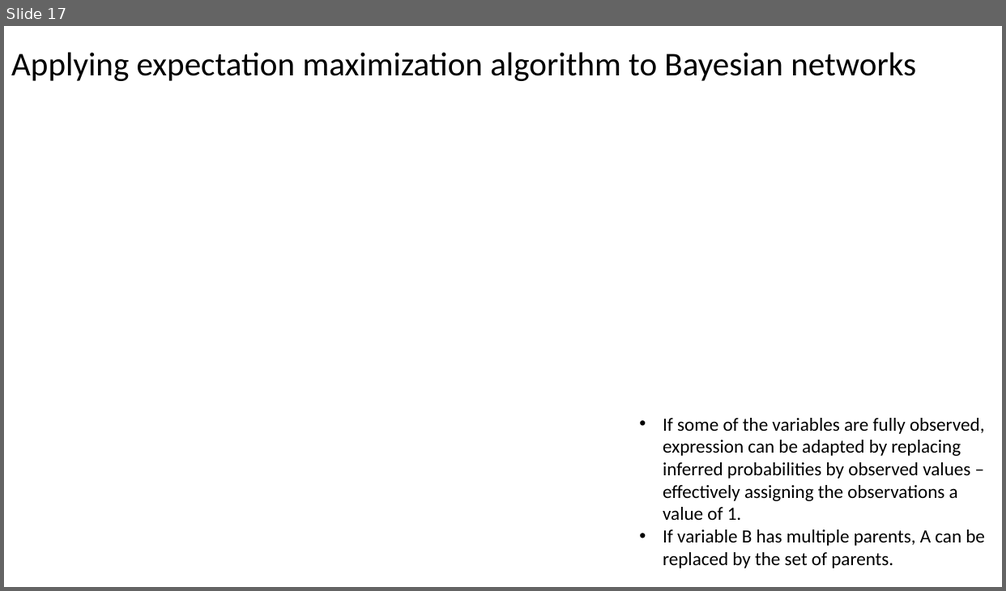
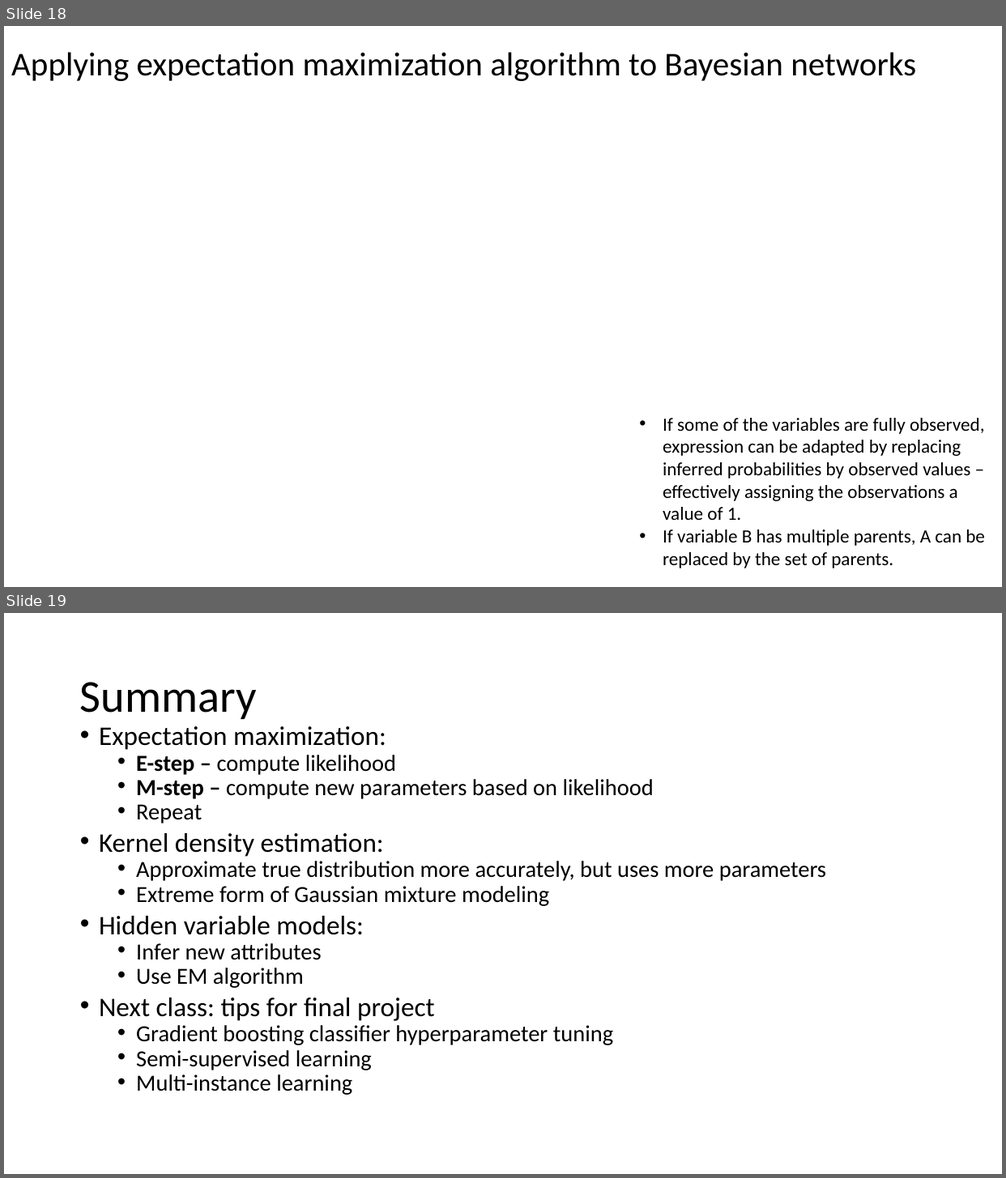
Before and after one commit to russellu/cs405, a slide deck: Lecture_29.pptx. Shown one above the other, each under a label of ours: slide 17 before the commit, slides 18 and 19 after it. The pictures are 1006x591 and 1006x1178 pixels, drawn with LibreOffice and Linux fonts; fonts in the diff are those of the drawing; background and template pictures are left out. Boxes give left, top, right and bottom in pixels: in the first picture for what was removed or moved away, otherwise in the second. Text is boxed around its words. In the diff, an @@ line names an element or a change of style, - is before the commit and + after.

```diff
--- a/Lecture_29.pptx
+++ b/Lecture_29.pptx
@@ slide 19 added at <box>4,613,1002,1174</box>, background #FFFFFF @@
@@ title added at <box>80,682,257,719</box>, 44 pt, text #000000 @@
+Summary
@@ text added at <box>99,726,826,1095</box>, 22.2 pt, text #000000 @@
+• Expectation maximization:
+  • E-step – compute likelihood
+  • M-step – compute new parameters based on likelihood
+  • Repeat
+• Kernel density estimation:
+  • Approximate true distribution more accurately, but uses more parameters
+  • Extreme form of Gaussian mixture modeling
+• Hidden variable models:
+  • Infer new attributes
+  • Use EM algorithm
+• Next class: tips for final project
+  • Gradient boosting classifier hyperparameter tuning
+  • Semi-supervised learning
+  • Multi-instance learning
@@ what was slide 17 is now slide 18 @@
```
Also in this commit, not shown: 3 slides changed, 1 other slide added, 1 slide removed, 1 other file.
